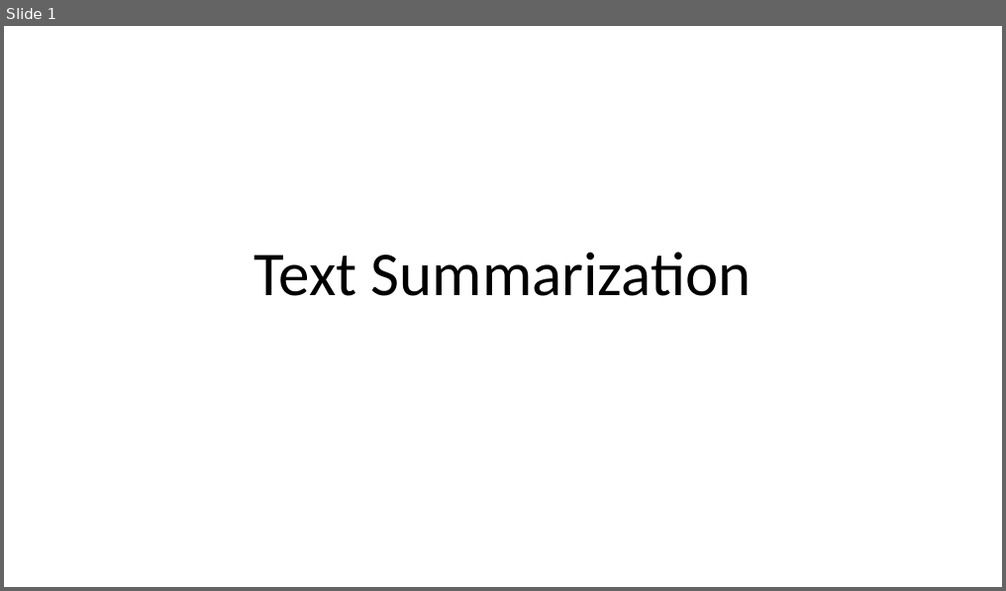
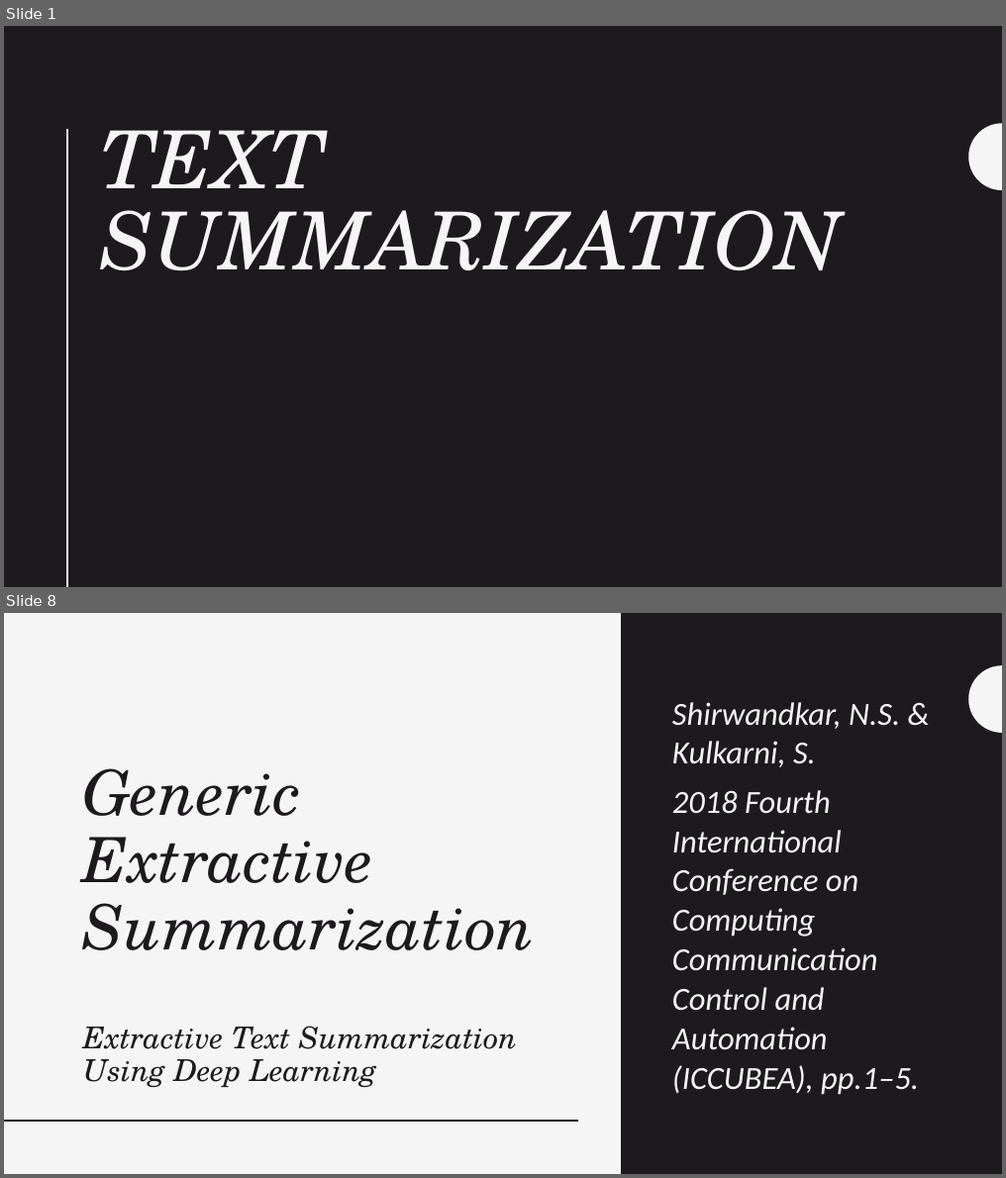
Before and after one commit to mhserry/F21AA, a slide deck: CW2/ResearchReport/Text Summarization.pptx. Shown one above the other, each under a label of ours: slide 1 before the commit, slides 1 and 8 after it; the slides between them are not shown. The pictures are 1006x591 and 1006x1178 pixels, drawn with LibreOffice and Linux fonts; fonts in the diff are those of the drawing. Boxes give left, top, right and bottom in pixels: in the first picture for what was removed or moved away, otherwise in the second. Text is boxed around its words. In the diff, an @@ line names an element or a change of style, - is before the commit and + after.

```diff
--- a/CW2/ResearchReport/Text Summarization.pptx
+++ b/CW2/ResearchReport/Text Summarization.pptx
@@ slide 8 added at [4, 613, 1002, 1174], background #1D1A1D @@
@@ rectangle added at [4, 613, 1002, 1174], fill #F5F5F5 @@
@@ rectangle added at [621, 613, 1002, 1174], fill #1D1A1D @@
@@ freeform shape added at [969, 665, 1002, 733], fill #F5F5F5 @@
@@ text added at [672, 702, 919, 1095], 31 pt, text #F5F5F5, italic @@
+Shirwandkar, N.S. & Kulkarni, S.
+2018 Fourth International Conference on Computing Communication Control and Automation (ICCUBEA), pp.1–5.
@@ title added at [83, 768, 535, 951], 60 pt, text #1D1A1D, italic @@
+Generic
+Extractive Summarization
@@ text added at [83, 1026, 517, 1087], 29 pt, text #1D1A1D, italic @@
+Extractive Text Summarization Using Deep Learning
@@ freeform shape added at [969, 1054, 1002, 1121], fill #FFFFFF @@
@@ line added from (4, 1121) to (372, 1121), #FFFFFF 2 pt @@
@@ line added from (4, 1121) to (578, 1121), #1D1A1D 2 pt @@
@@ slide 1 changed as well @@
@@ background #FFFFFF to #1D1A1D @@
@@ line added from (67, 129) to (67, 587), #F5F5F5 2 pt @@
@@ title "TEXT SUMMARIZATION" at [101, 130, 842, 272]: vertical alignment bottom to top @@
@@ title at [101, 130, 842, 272]: text changed; size 60 to 77 pt; font Calibri to TeX Gyre Schola; text colour #000000 to #F5F5F5; italic on @@
-Text Summarization
+TEXT SUMMARIZATION
@@ freeform shape added at [969, 123, 1002, 190], fill #F5F5F5 @@
```
Also in this commit, not shown: 2 other slides changed, 6 other slides added, 2 slides removed, 1 other file.
